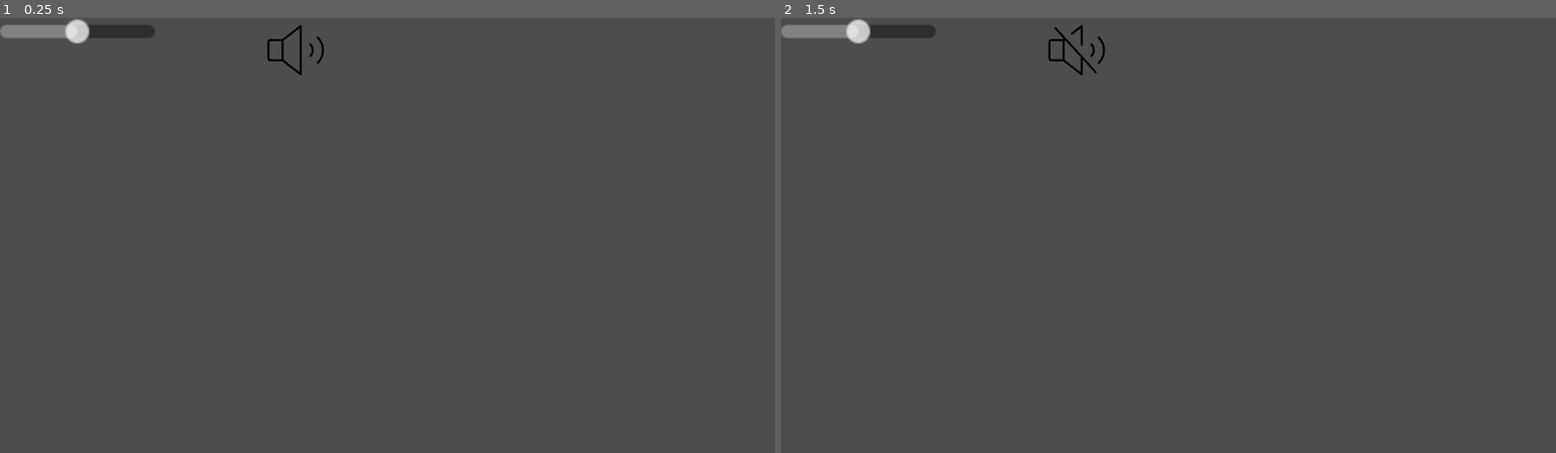
Above: before the commit, frames 1-2 (left to right).
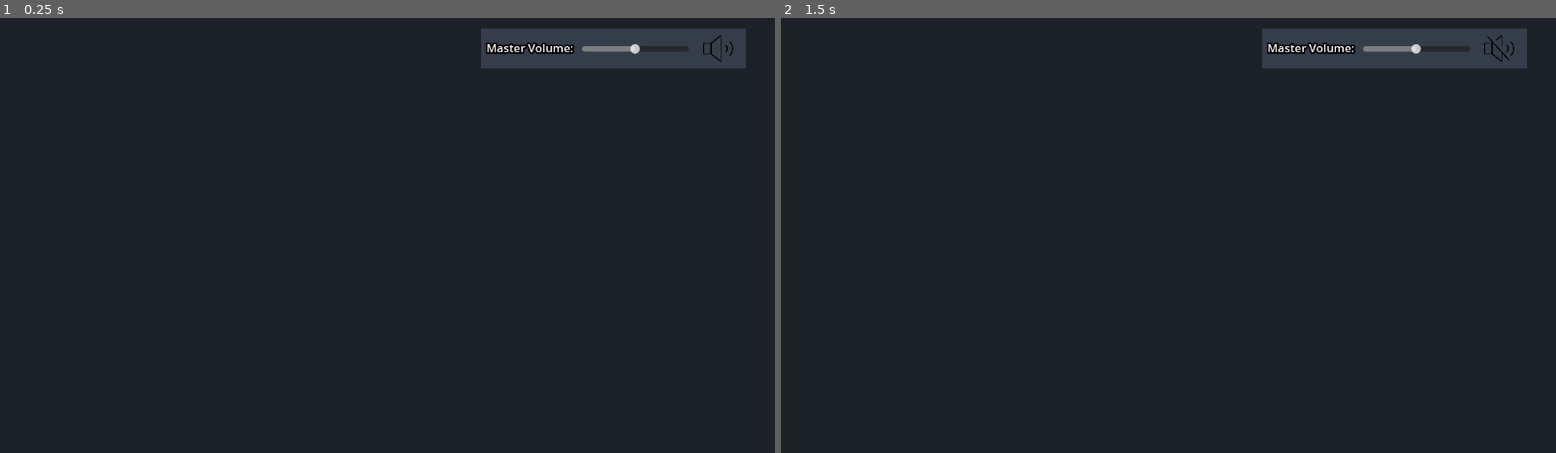
Above: after the commit, the same moments.

Repository: kbrady478/Music_Toy
Game: Godot game, scene res://Main_Scene.tscn
Same seed, same stepped clock (60 frames per second), same inputs: the game is played once before the commit and once after it.
Inputs (mouse positions are in pixels of both pictures, inside the frame that each line leads up to):
- Up to frame 1 (0.25 s): no input
- Up to frame 2 (1.5 s): click (1075, 48) at 0.52 s; click (1501, 48) at 1.27 s

The runs differ from the first frame. In frame 1, 97% of the frame differs, in the area x 0-100%, y 0-100%; in frame 2, 97%.

Commit message:
Remaking Main, Master bus done
I keep getting prompted to reload despite a file not changing, hopefully this fixes it

Diff:
--- a/Main_Scene.tscn
+++ b/Main_Scene.tscn
@@ -1,10 +1,22 @@
-[gd_scene load_steps=6 format=3 uid="uid://crhyao1wu6pgp"]
+[gd_scene load_steps=9 format=3 uid="uid://crhyao1wu6pgp"]
 
-[ext_resource type="Script" path="res://Scripts/Metronome_Toggle.gd" id="1_s6dcx"]
+[ext_resource type="Script" path="res://Scripts/Bus_Volume.gd" id="1_s7m86"]
 [ext_resource type="PackedScene" uid="uid://5pekpbs0nxeo" path="res://Prefabs/metronome.tscn" id="2_t2n8u"]
 [ext_resource type="Texture2D" uid="uid://dyuo4q6qh5lrl" path="res://Images/9027120_speaker_high_thin_icon.png" id="3_7ycsy"]
 [ext_resource type="PackedScene" uid="uid://cqo701k5hpdlt" path="res://Prefabs/Bus_Audio_Slider.tscn" id="3_ilf2x"]
 [ext_resource type="Texture2D" uid="uid://b3haecdb6gsmt" path="res://Images/9026993_speaker_slash_thin_icon.png" id="4_hk4kt"]
+
+[sub_resource type="StyleBoxFlat" id="StyleBoxFlat_cvkrs"]
+bg_color = Color(0.113725, 0.133333, 0.160784, 1)
+
+[sub_resource type="StyleBoxFlat" id="StyleBoxFlat_tux1g"]
+bg_color = Color(0.211765, 0.239216, 0.290196, 1)
+
+[sub_resource type="LabelSettings" id="LabelSettings_yq7lh"]
+font_size = 17
+outline_size = 10
+outline_color = Color(0, 0, 0, 1)
+shadow_size = 0
 
 [node name="Main" type="Control"]
 layout_mode = 3
@@ -14,36 +26,72 @@
 grow_horizontal = 2
 grow_vertical = 2
 
-[node name="Metronome Container" type="Control" parent="."]
-anchors_preset = 0
-offset_right = 40.0
-offset_bottom = 40.0
-scale = Vector2(2.5, 2.5)
-script = ExtResource("1_s6dcx")
+[node name="Background" type="Panel" parent="."]
+layout_mode = 0
+offset_right = 1152.0
+offset_bottom = 648.0
+theme_override_styles/panel = SubResource("StyleBoxFlat_cvkrs")
 
-[node name="Metronome" parent="Metronome Container" instance=ExtResource("2_t2n8u")]
+[node name="Master Bus Volume" type="Control" parent="Background"]
+layout_mode = 1
+anchor_left = 1.011
+anchor_right = 1.011
+offset_left = -449.672
+offset_right = -449.672
+offset_bottom = 1.0
+grow_horizontal = 0
+script = ExtResource("1_s7m86")
+bus_Name = "Master"
 
-[node name="Volume Slider" parent="Metronome Container/Metronome" instance=ExtResource("3_ilf2x")]
-offset_right = 92.0
+[node name="Panel" type="Panel" parent="Background/Master Bus Volume"]
+layout_mode = 0
+offset_top = 16.0
+offset_right = 394.0
+offset_bottom = 75.0
+theme_override_styles/panel = SubResource("StyleBoxFlat_tux1g")
+
+[node name="Volume Slider" parent="Background/Master Bus Volume/Panel" instance=ExtResource("3_ilf2x")]
+layout_mode = 1
+anchors_preset = 4
+anchor_top = 0.5
+anchor_bottom = 0.5
+offset_left = 150.0
+offset_top = -7.5
+offset_right = 309.0
+offset_bottom = 8.5
+grow_vertical = 2
 value = 0.5
-bus_Name = "Metronome"
 
-[node name="Metronome Toggle" type="TextureButton" parent="Metronome Container"]
-layout_mode = 0
-offset_left = 156.4
-offset_right = 668.4
-offset_bottom = 512.0
-scale = Vector2(0.075, 0.075)
+[node name="Mute Button" type="TextureButton" parent="Background/Master Bus Volume/Panel"]
+layout_mode = 1
+anchors_preset = 6
+anchor_left = 1.0
+anchor_top = 0.5
+anchor_right = 1.0
+anchor_bottom = 0.5
+offset_left = -68.0
+offset_top = -25.5
+offset_right = 444.0
+offset_bottom = 486.5
+grow_horizontal = 0
+grow_vertical = 2
+scale = Vector2(0.1, 0.1)
 toggle_mode = true
-action_mode = 0
 texture_normal = ExtResource("3_7ycsy")
 texture_pressed = ExtResource("4_hk4kt")
 
-[node name="TextureRect" type="TextureRect" parent="Metronome Container"]
+[node name="Label" type="Label" parent="Background/Master Bus Volume/Panel"]
 layout_mode = 0
-offset_right = 40.0
+offset_left = 8.0
+offset_top = 16.0
+offset_right = 138.0
 offset_bottom = 40.0
+text = "Master Volume:"
+label_settings = SubResource("LabelSettings_yq7lh")
 
-[connection signal="pressed" from="Metronome Container/Metronome Toggle" to="Metronome Container" method="_on_texture_button_pressed"]
+[node name="Metronome" parent="Background" instance=ExtResource("2_t2n8u")]
 
-[editable path="Metronome Container/Metronome"]
+[connection signal="value_changed" from="Background/Master Bus Volume/Panel/Volume Slider" to="Background/Master Bus Volume" method="_on_volume_slider_value_changed"]
+[connection signal="pressed" from="Background/Master Bus Volume/Panel/Mute Button" to="Background/Master Bus Volume" method="_on_mute_button_pressed"]
+
+[editable path="Background/Metronome"]
--- a/Prefabs/Bus_Audio_Slider.tscn
+++ b/Prefabs/Bus_Audio_Slider.tscn
@@ -1,10 +1,7 @@
-[gd_scene load_steps=2 format=3 uid="uid://cqo701k5hpdlt"]
-
-[ext_resource type="Script" path="res://Scripts/Bus_Audio_Slider.gd" id="1_axki2"]
+[gd_scene format=3 uid="uid://cqo701k5hpdlt"]
 
 [node name="Volume Slider" type="HSlider"]
 offset_right = 8.0
 offset_bottom = 16.0
 max_value = 1.0
 step = 0.001
-script = ExtResource("1_axki2")
--- a/Prefabs/Metronome_Controller.tscn
+++ b/Prefabs/Metronome_Controller.tscn
@@ -1,7 +1,7 @@
 [gd_scene load_steps=6 format=3 uid="uid://fyo102umoyhj"]
 
+[ext_resource type="Script" path="res://Scripts/Bus_Volume.gd" id="1_h3bwa"]
 [ext_resource type="PackedScene" uid="uid://5pekpbs0nxeo" path="res://Prefabs/metronome.tscn" id="1_heyky"]
-[ext_resource type="Script" path="res://Scripts/Metronome_Volume.gd" id="1_opbj4"]
 [ext_resource type="PackedScene" uid="uid://cqo701k5hpdlt" path="res://Prefabs/Bus_Audio_Slider.tscn" id="2_rxtph"]
 [ext_resource type="Texture2D" uid="uid://dyuo4q6qh5lrl" path="res://Images/9027120_speaker_high_thin_icon.png" id="3_0vwki"]
 [ext_resource type="Texture2D" uid="uid://b3haecdb6gsmt" path="res://Images/9026993_speaker_slash_thin_icon.png" id="4_k7s04"]
@@ -13,7 +13,7 @@
 anchor_bottom = 1.0
 grow_horizontal = 2
 grow_vertical = 2
-script = ExtResource("1_opbj4")
+script = ExtResource("1_h3bwa")
 bus_Name = "Metronome"
 
 [node name="Metronome" parent="." instance=ExtResource("1_heyky")]
@@ -27,7 +27,6 @@
 layout_mode = 0
 offset_right = 239.0
 value = 0.5
-script = null
 
 [node name="Mute Button" type="TextureButton" parent="UI Elements"]
 layout_mode = 0
--- a/Scripts/Bus_Audio_Slider.gd
+++ /dev/null
@@ -1,18 +0,0 @@
-# Tutorial used: https://www.youtube.com/watch?v=aFkRmtGiZCw
-
-extends HSlider
-
-@export
-var bus_Name: String
-
-var bus_Index: int
-
-func _ready() -> void:
-	bus_Index = AudioServer.get_bus_index(bus_Name)
-	value_changed.connect(On_Value_Changed)
-
-func On_Value_Changed(value: float) -> void:
-	AudioServer.set_bus_volume_db(
-		bus_Index,
-		linear_to_db(value)
-	)
--- a/Scripts/Metronome_Toggle.gd
+++ /dev/null
@@ -1,12 +0,0 @@
-extends Control
-
-var metronome_Bus
-var bus_Toggle = true
-
-func _ready():
-	var metronome_Bus = AudioServer.get_bus_index("Metronome")
-
-
-func _on_texture_button_pressed():
-	print_debug("metronome toggled")
-	#AudioServer.set_bus_mute(AudioServer.Metronome, not bus_Toggle)
Renamed: Scripts/Metronome_Volume.gd -> Scripts/Bus_Volume.gd
